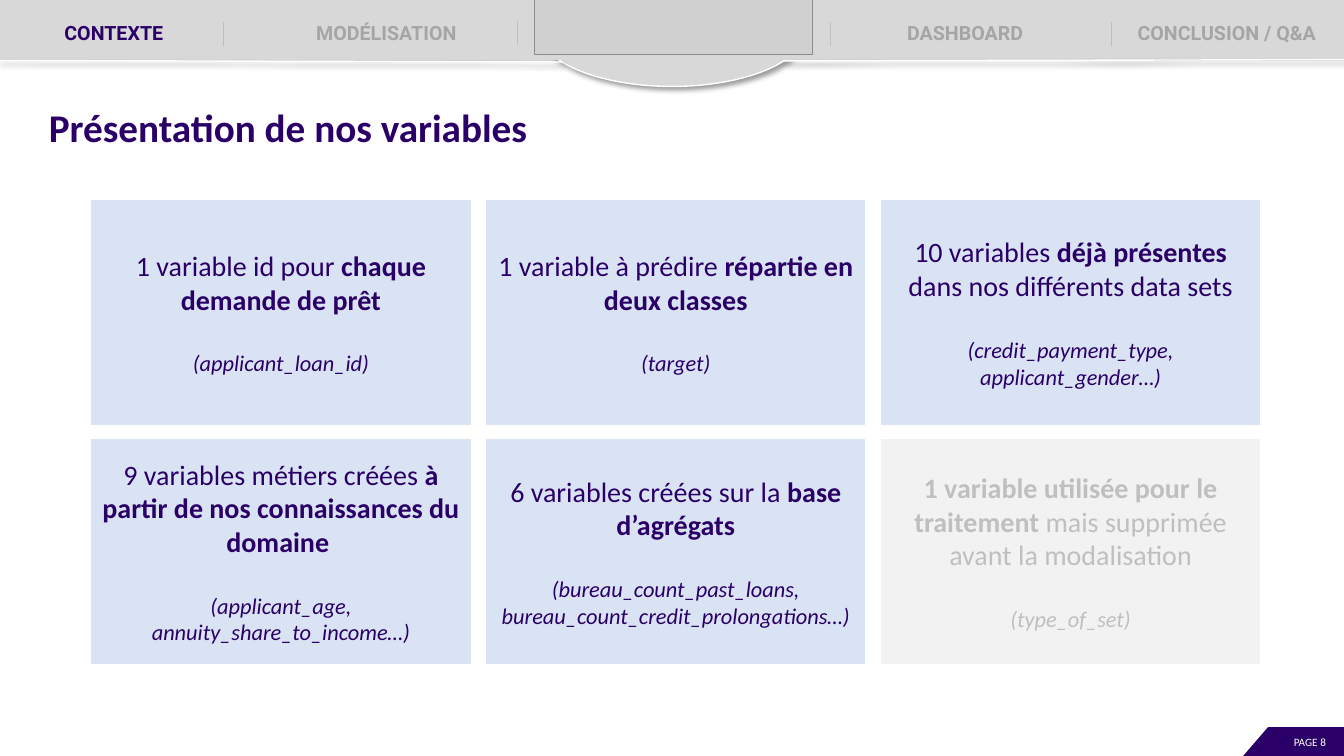
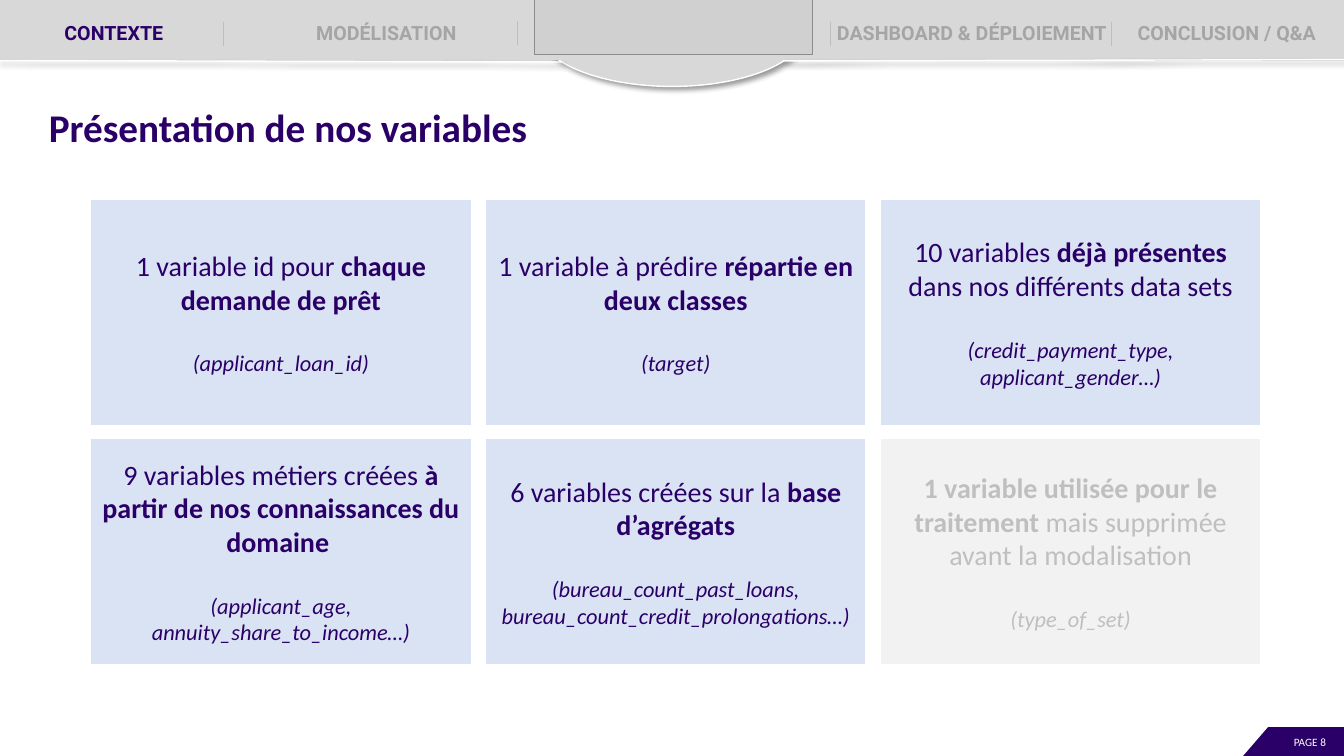
Before and after one commit to EtudiantOC2/implement_scoring_model_v2, a slide deck: slide 8 of evaluation/P7_Presentation.pptx. Drawn at 1344x756 pixels with LibreOffice and Linux fonts; fonts in the diff are those of the drawing; grey boxes stand for pictures. Boxes give left, top, right and bottom in pixels: in the first picture for what was removed or moved away, otherwise in the second. Text is boxed around its words. In the diff, an @@ line names an element or a change of style, - is before the commit and + after.

```diff
--- a/evaluation/P7_Presentation.pptx
+++ b/evaluation/P7_Presentation.pptx
@@ text at (837, 23, 1107, 40): text changed @@
-DASHBOARD
+DASHBOARD & DÉPLOIEMENT
```
Also in this commit, not shown: 13 other slides changed, 1 slide removed, 2 other files.
